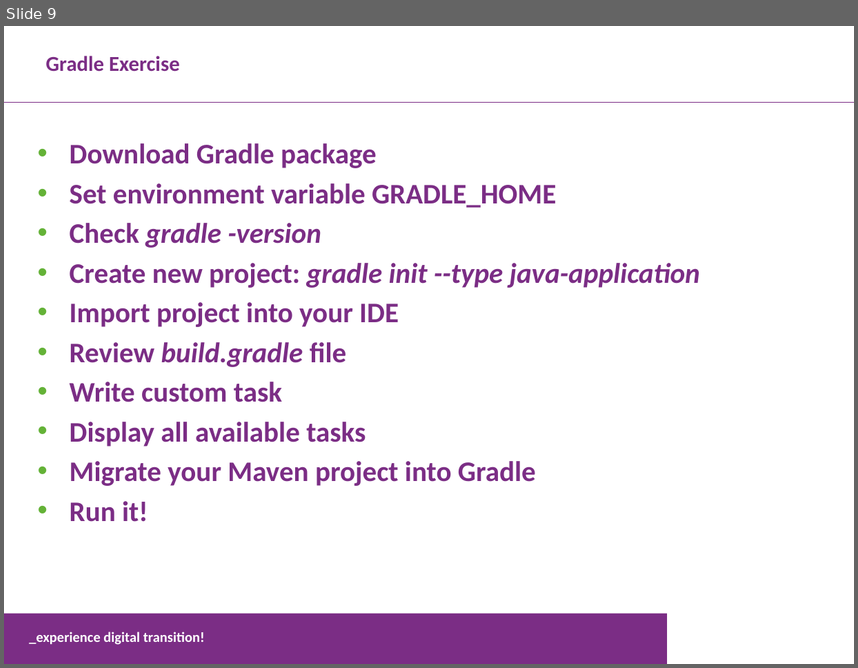
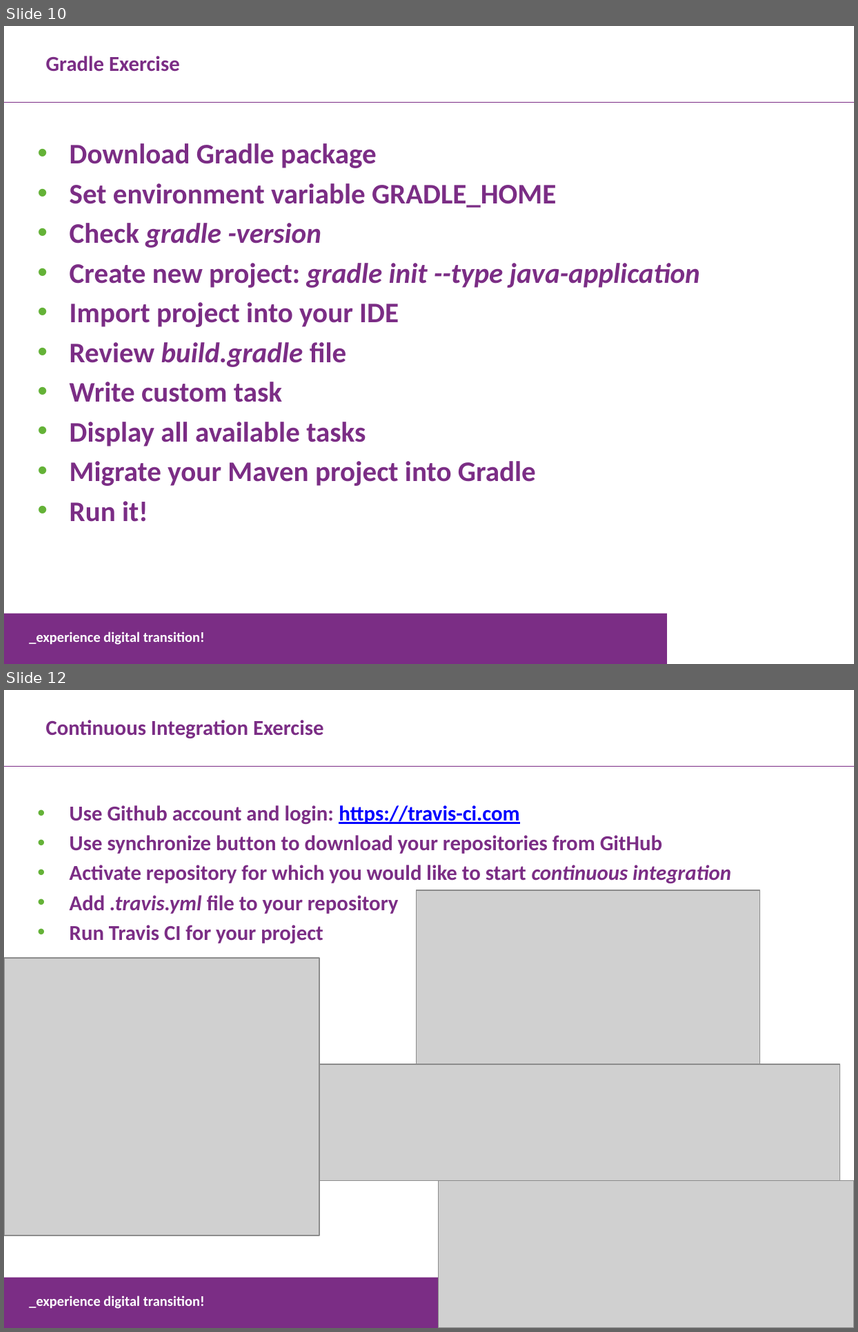
Before and after one commit to puchalski-203974/pl-java2018, a slide deck: 01.PŁ.ZaawansowaneZagadnieniaProgramowaniawJavie.TechnologieWspomagające.pptx. Shown one above the other, each under a label of ours: slide 9 before the commit, slides 10 and 12 after it; the slides between them are not shown. The pictures are 858x668 and 858x1332 pixels, drawn with LibreOffice and Linux fonts; fonts in the diff are those of the drawing; grey boxes stand for pictures; background and template pictures are left out. Boxes give left, top, right and bottom in pixels: in the first picture for what was removed or moved away, otherwise in the second. Text is boxed around its words. In the diff, an @@ line names an element or a change of style, - is before the commit and + after.

```diff
--- a/01.PŁ.ZaawansowaneZagadnieniaProgramowaniawJavie.TechnologieWspomagające.pptx
+++ b/01.PŁ.ZaawansowaneZagadnieniaProgramowaniawJavie.TechnologieWspomagające.pptx
@@ slide 12 added at <box>4,690,854,1328</box>, background #FFFFFF; not listed: 2 template elements that a slide beside it also shows @@
@@ text added at <box>46,720,324,739</box>, 18 pt, text #7B2D85, bold @@
+Continuous Integration Exercise
@@ text added at <box>70,805,731,943</box>, 18 pt, text #7B2D85, bold @@
+• Use Github account and login: https://travis-ci.com
+• Use synchronize button to download your repositories from GitHub
+• Activate repository for which you would like to start continuous integration
+• Add .travis.yml file to your repository
+• Run Travis CI for your project
@@ picture added at <box>417,890,760,1064</box> @@
@@ picture added at <box>4,958,319,1235</box> @@
@@ picture added at <box>319,1064,840,1181</box> @@
@@ picture added at <box>439,1181,854,1328</box> @@
@@ what was slide 9 is now slide 10 @@
```
Also in this commit, not shown: 3 other slides added, 1 other file.
